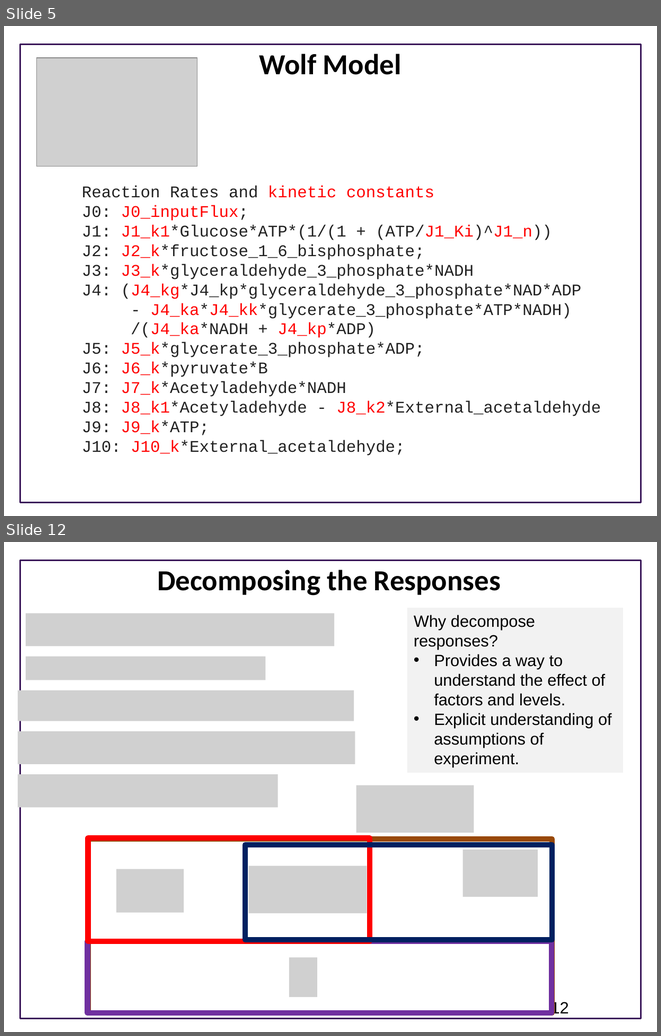
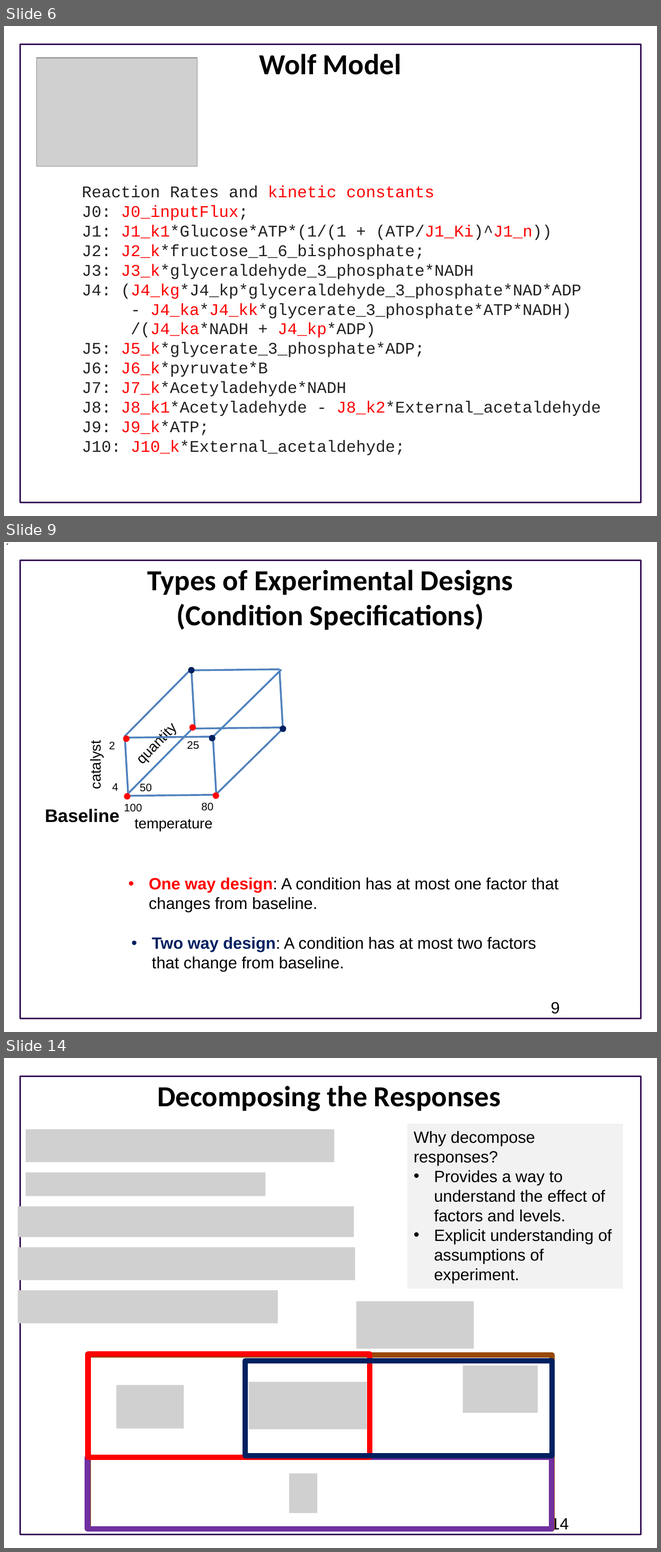
Before and after one commit to ModelEngineering/BIOEN-437, a slide deck: Lectures/Design-Of-Experiments/doe_overview.pptx. Shown one above the other, each under a label of ours: slides 5 and 12 before the commit, slides 6, 9 and 14 after it; the slides between them are not shown. The pictures are 661x1036 and 661x1552 pixels, drawn with LibreOffice and Linux fonts; fonts in the diff are those of the drawing; grey boxes stand for pictures; background and template pictures are left out. Boxes give left, top, right and bottom in pixels: in the first picture for what was removed or moved away, otherwise in the second. Text is boxed around its words. In the diff, an @@ line names an element or a change of style, - is before the commit and + after.

```diff
--- a/Lectures/Design-Of-Experiments/doe_overview.pptx
+++ b/Lectures/Design-Of-Experiments/doe_overview.pptx
@@ slide 9 added at [4,542,657,1032], background #FFFFFF; not listed: 1 template element that a slide beside it also shows @@
@@ title added at [147,570,513,630], 32 pt, text #000000, bold @@
+Types of Experimental Designs
+(Condition Specifications)
@@ ellipse added at [188,667,195,673], fill #002060 @@
@@ group added at [124,669,284,796]: 12 lines @@
@@ rectangle added at [125,711,187,775], fill #FFFFFF, 16 pt, text #000000 @@
+quantity
@@ ellipse added at [190,724,196,731], fill #FF0000 @@
@@ ellipse added at [280,725,286,732], fill #002060 @@
@@ rectangle added at [82,733,107,796], fill #FFFFFF, 16 pt, text #000000 @@
+catalyst
@@ text added at [109,741,115,749], 12 pt, text #000000 @@
+2
@@ ellipse added at [123,735,130,742], fill #FF0000 @@
@@ text added at [187,741,199,749], 12 pt, text #000000 @@
+25
@@ ellipse added at [209,734,215,741], fill #002060 @@
@@ rectangle added at [133,777,159,796], fill #FFFFFF, 12 pt, text #000000 @@
+50
@@ text added at [112,783,118,791], 12 pt, text #000000 @@
+4
@@ ellipse added at [124,793,131,799], fill #FF0000 @@
@@ ellipse added at [212,792,219,799], fill #FF0000 @@
@@ text added at [45,809,120,822], 20 pt, text #000000, bold @@
+Baseline
@@ rectangle added at [117,797,149,817], fill #FFFFFF, 12 pt, text #000000 @@
+100
@@ text added at [201,802,213,811], 12 pt, text #000000 @@
+80
@@ text added at [134,819,212,831], 16 pt, text #000000 @@
+temperature
@@ text added at [149,877,558,912], 18 pt, text #000000 @@
+• One way design: A condition has at most one factor that changes from baseline.
@@ text added at [152,936,536,971], 18 pt, text #000000 @@
+• Two way design: A condition has at most two factors that change from baseline.
@@ page number added at [551,1002,560,1014], 18 pt, text #000000 @@
+9
@@ what was slide 5 is now slide 6 @@
@@ what was slide 12 is now slide 14 @@
@@ page number at [551,1516,569,1531]: text changed @@
-12
+14
```
Also in this commit, not shown: 10 slides changed, 1 other slide added, 3 slides removed.
